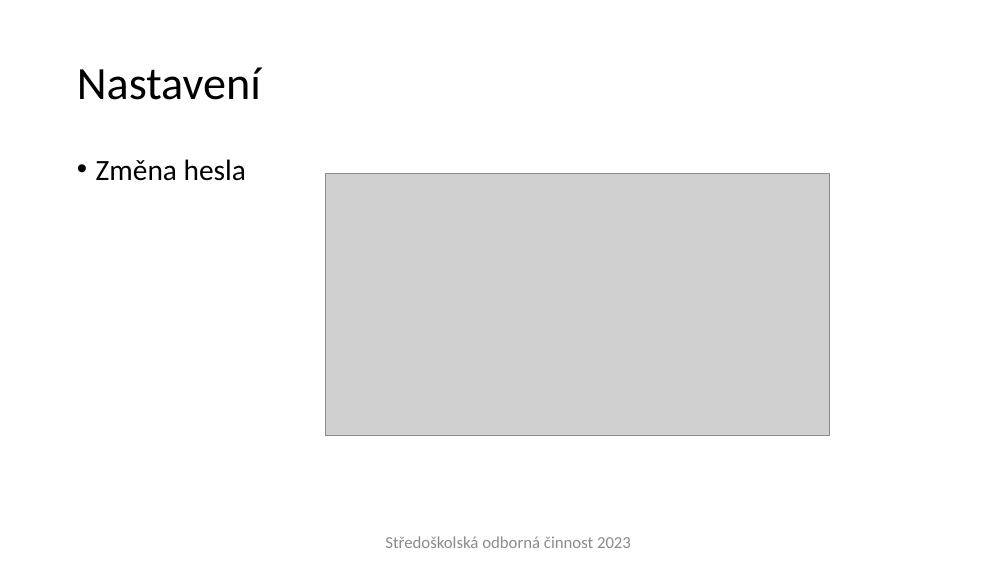
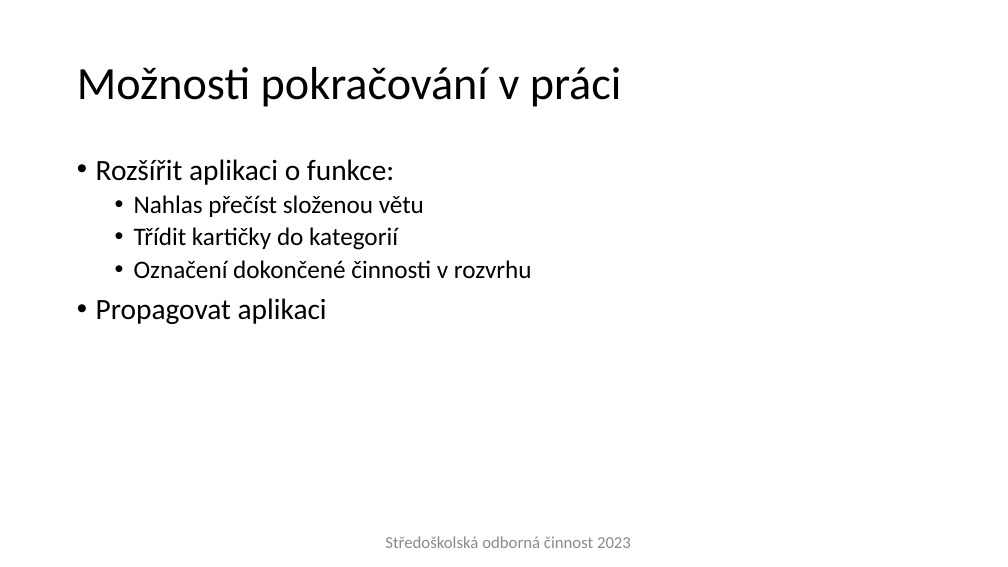
Before and after one commit to gyarab/Aplikace-Domluv-se, a slide deck: slide 11 of soc prezentace.pptx (slide 12 before the commit). Drawn at 1008x567 pixels with LibreOffice and Linux fonts; fonts in the diff are those of the drawing; grey boxes stand for pictures; background and template pictures are left out. Boxes give left, top, right and bottom in pixels: in the first picture for what was removed or moved away, otherwise in the second. Text is boxed around its words. In the diff, an @@ line names an element or a change of style, - is before the commit and + after.

```diff
--- a/soc prezentace.pptx
+++ b/soc prezentace.pptx
@@ title at <box>77,67,622,107</box>: text changed @@
-Nastavení
+Možnosti pokračování v práci
@@ text at <box>96,159,532,324</box>: text changed; size 28 to 24 pt @@
-• Změna hesla
+• Rozšířit aplikaci o funkce:
+  • Nahlas přečíst složenou větu
+  • Třídit kartičky do kategorií
+  • Označení dokončené činnosti v rozvrhu
+• Propagovat aplikaci
@@ picture removed at <box>326,173,830,435</box> @@
```
Also in this commit, not shown: 4 other slides changed, 6 slides added, 9 slides removed.
